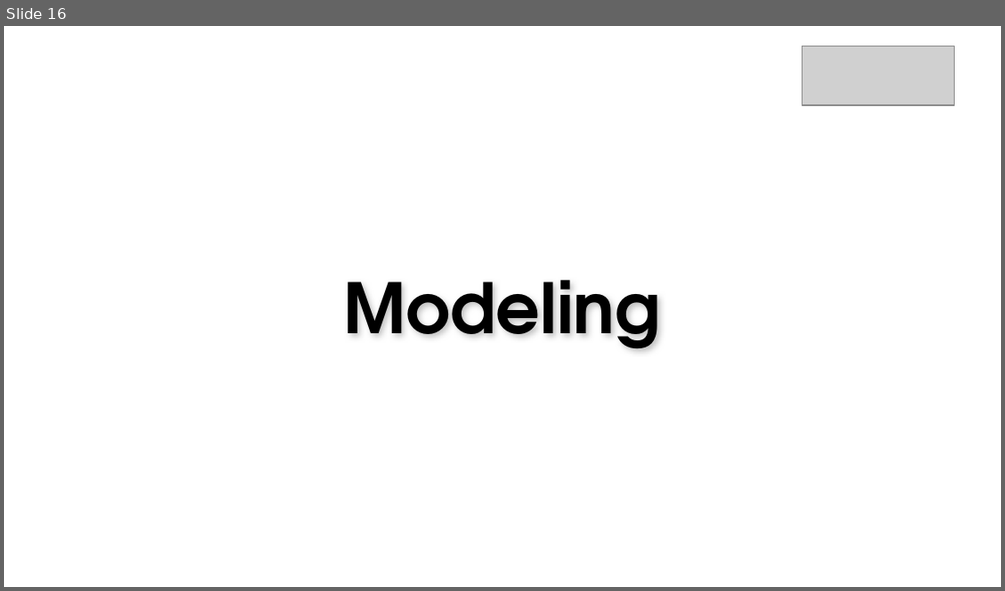
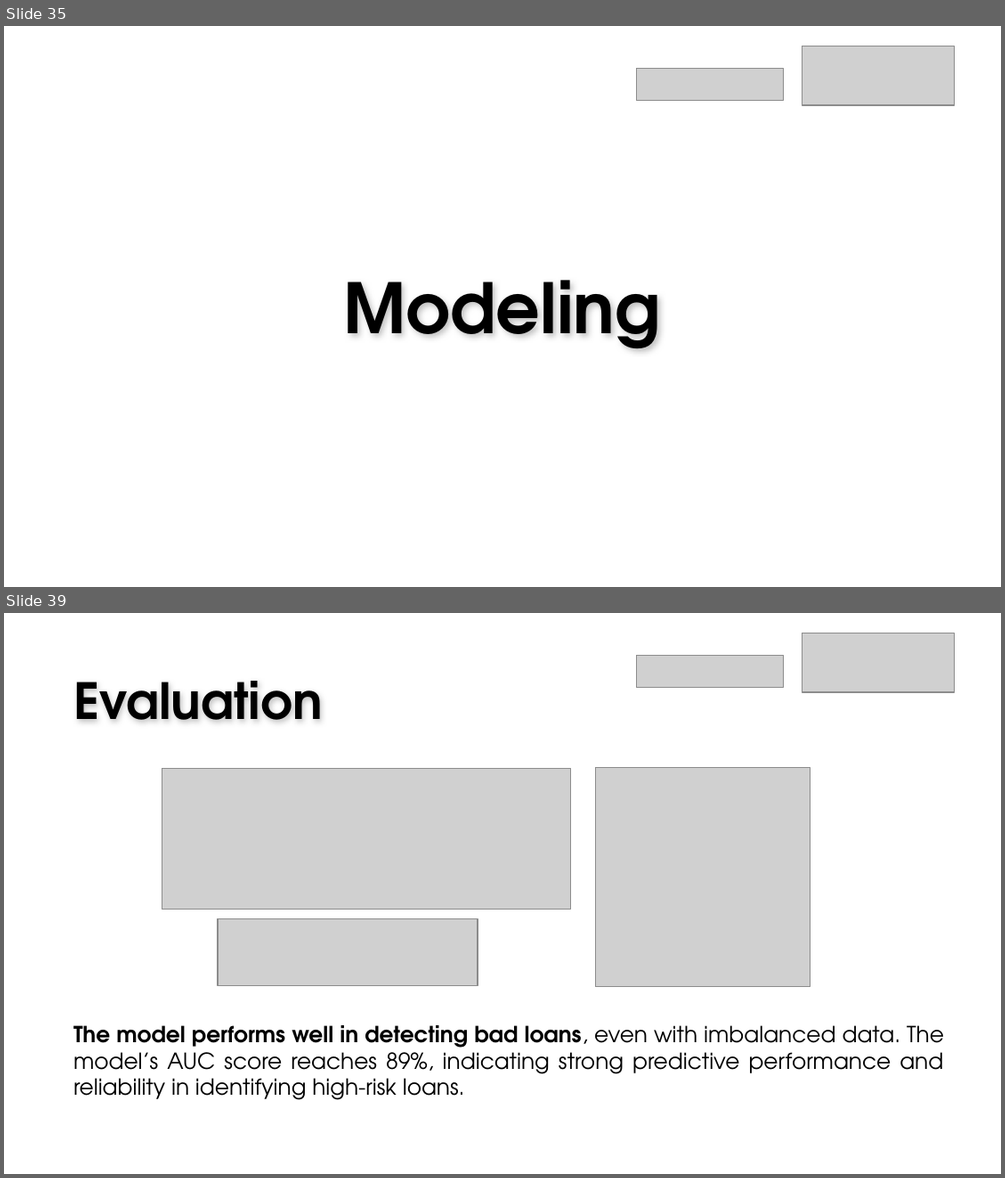
Before and after one commit to gisellehalim/idx-ds-vix-rakamin, a slide deck: PPT IDX Partners x Rakamin Academy.pptx. Shown one above the other, each under a label of ours: slide 16 before the commit, slides 35 and 39 after it; the slides between them are not shown. The pictures are 1005x591 and 1005x1178 pixels, drawn with LibreOffice and Linux fonts; fonts in the diff are those of the drawing; grey boxes stand for pictures; background and template pictures are left out. Boxes give left, top, right and bottom in pixels: in the first picture for what was removed or moved away, otherwise in the second. Text is boxed around its words. In the diff, an @@ line names an element or a change of style, - is before the commit and + after.

```diff
--- a/PPT IDX Partners x Rakamin Academy.pptx
+++ b/PPT IDX Partners x Rakamin Academy.pptx
@@ slide 39 added at (4, 613, 1001, 1174), background picture (left out) @@
@@ picture added at (801, 633, 954, 691) @@
@@ picture added at (637, 655, 784, 687) @@
@@ text added at (73, 681, 323, 721), 36 pt, text #000000, bold @@
+Evaluation
@@ picture added at (162, 769, 570, 909) @@
@@ picture added at (595, 768, 809, 987) @@
@@ picture added at (218, 919, 477, 986) @@
@@ text added at (73, 1025, 944, 1100), 16 pt, text #000000 @@
+The model performs well in detecting bad loans, even with imbalanced data. The model’s AUC score reaches 89%, indicating strong predictive performance and reliability in identifying high-risk loans.
@@ what was slide 16 is now slide 35 @@
@@ slide 35 changed as well @@
@@ picture added at (637, 68, 784, 100) @@
```
Also in this commit, not shown: 10 other slides changed, 29 other slides added, 12 slides removed, 3 other files.
